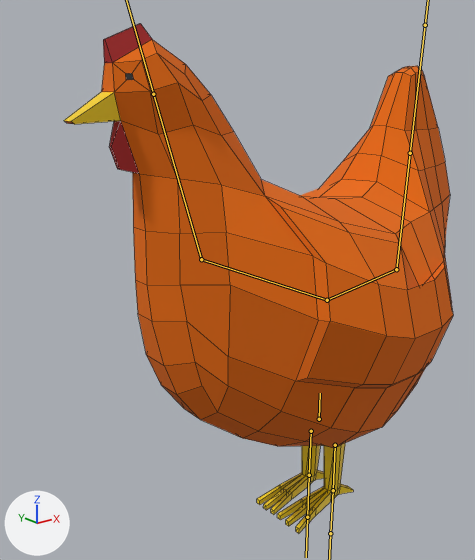
A saved change to the FBX model Assets/_Project/Arts/Models/Chicken/Ayam.fbx.
Rendered twice from a 50 mm lens placed at (-0.344, -0.362, 0.371), pointed at (-0.032, 0.027, 0.215). Every picture has the same lights, and +X, +Y and +Z are marked at lower left. The bones that bend it are drawn over the model as lines. Mesh edges are drawn as thin lines.

Names of what the first picture shows: 'Chicken'.
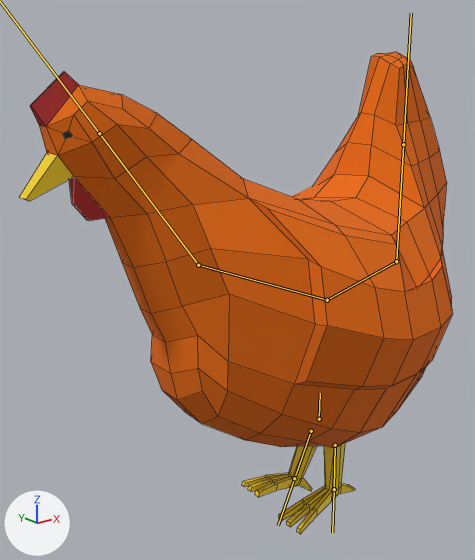
The newer file adds an action. The first version stands in its rest pose; the second is drawn at frame 21 of the action 'Armature|ArmatureAction'.

What the commit changed:
Bone 'Bone.006' (bone_bone_006) turns from (0, 0, 0) to (1, 0, 24) degrees about its own x, y and z.
Bone 'Bone.001' (bone_bone_001) turns from (0, 0, 0) to (-1, 0, 2) degrees about its own x, y and z.
Bone 'Bone.002' (bone_bone_002) turns from (0, 0, 0) to (0, 0, 18) degrees about its own x, y and z.
Bone 'Bone.003' (bone_bone_003) turns from (0, 0, 0) to (0, 0, 5) degrees about its own x, y and z.

Changed parts and their boxes (x1, y1, x2, y2) in the pictures (475 x 560 px):
'Chicken', posed (11% wider): before (64, 24, 453, 533); after (20, 52, 453, 534)
bone 'Bone.006', root to tip: before (311, 431) to (309, 475); after (311, 431) to (294, 478)
bone 'Bone.001', root to tip: before (327, 300) to (201, 259); after (327, 300) to (198, 265)
bone 'Bone.002', root to tip: before (201, 259) to (153, 94); after (198, 265) to (99, 133)
bone 'Bone.003', root to tip: before (327, 300) to (396, 269); after (327, 300) to (396, 261)
